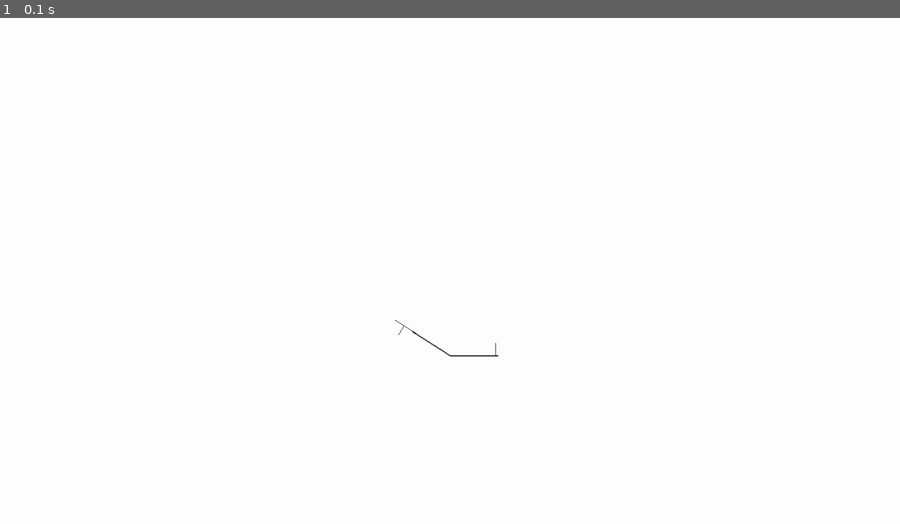
Above: before the commit, frame 1.
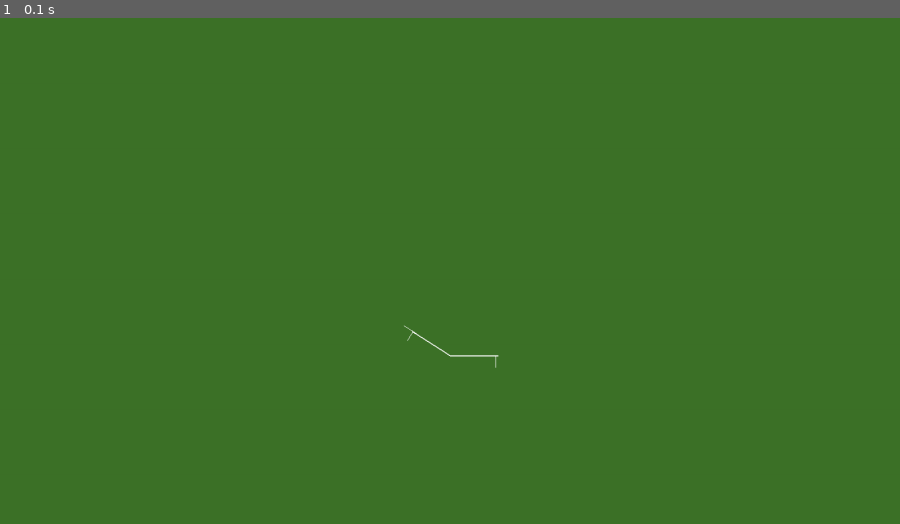
Above: after the commit, the same moment.

Repository: pauloqt/Procedural-L-System-City-Generator-with-Shortest-Path-Finder-using-Ant-Colony-Optimization-ACO-
Game: pygame game, started from lsystem-pygame.py
Same seed, same stepped clock (60 frames per second), same inputs: the game is played once before the commit and once after it.
Inputs:
- Up to frame 1 (0.1 s): type "1 (at the terminal prompt)" at 0 s

The runs differ from the first frame. In frame 1, 100% of the frame differs, in the area x 0-100%, y 0-100%.

Commit message:
wip second gen and buildings

Diff:
--- a/lsystem-pygame.py
+++ b/lsystem-pygame.py
@@ -11,10 +11,10 @@
 branching_axiom = "A"
 branching_rules = {
     "A": [
-        "BB[+AA]B[-AB]|BA", "B[+AB]BA[-A]+B+",
+        "B[+AA]B[-AB]|BA",
+        "B[+AB]BA[-A]+B+",
         "B-[[AB]+A]+B[+BA]-A",
-
-        "BB[+AB][+A]|BB[-AB][-A]+",  # New rule for intersections
+        "BB[+AB][+A]",  # New rule for intersections
         "BB+AAB+"
     ],
     "B": [
@@ -30,6 +30,7 @@
 depth_factor = 0.5
 string_placeholder = []
 marked_positions = []
+marked_branching_position = []
 
 # Function to generate L-system string
 def generate_l_system(axiom, rules, iterations):
@@ -82,10 +83,10 @@
             new_x = x + length * math.cos(math.radians(heading))
             new_y = y - length * math.sin(math.radians(heading))
             if char == 'F':
-                pygame.draw.line(screen, (0, 0, 0), (x, y), (new_x, new_y),
+                pygame.draw.line(screen, (255, 255, 255), (x, y), (new_x, new_y),
                                  line_width)
             else:
-                pygame.draw.line(screen, (0, 0, 0), (x, y), (new_x, new_y), 1)
+                pygame.draw.line(screen, (255, 255, 255), (x, y), (new_x, new_y), 1)
             x, y = new_x, new_y
         elif char == '+':
             heading -= angle
@@ -100,9 +101,9 @@
             new_x = x + depth_length * math.cos(math.radians(heading))
             new_y = y - depth_length * math.sin(math.radians(heading))
             if len(marked_positions) == 0:  # Draw thicker lines only for the first generation
-                pygame.draw.line(screen, (0, 0, 0), (x, y), (new_x, new_y), 3)  # Thicker lines for the first generation
-            else:
-                pygame.draw.line(screen, (0, 0, 0), (x, y), (new_x, new_y), 2)
+                pygame.draw.line(screen, (255, 255, 255), (x, y), (new_x, new_y), 3)  # Thicker lines for the first generation
+            else:
+                pygame.draw.line(screen, (255, 255, 255), (x, y), (new_x, new_y), 2)
             x, y = new_x, new_y
 
         if i + 2 < len(instructions) and instructions[i:i + 9] == '[+FF]FFF|':
@@ -112,25 +113,26 @@
         i += 1
 
     if len(marked_positions) == 0:
-        pygame.draw.line(screen, (0, 0, 0), (x, y), (x, y), 1)  # Reset line width to default
+        pygame.draw.line(screen, (255, 255, 255), (x, y), (x, y), 1)  # Reset line width to default
 
     return marked_positions
 
 def draw_branching_l_system(screen, instructions, angle, length, depth_factor, x, y, heading):
     stack = []
     i = 0
+    global marked_branching_position
 
     while i < len(instructions):
         char = instructions[i]
         if char == 'B':
             new_x = x + length * math.cos(math.radians(heading))
             new_y = y - length * math.sin(math.radians(heading))
-            pygame.draw.line(screen, (0, 0, 0), (x, y), (new_x, new_y), 1)
+            pygame.draw.line(screen, (255, 255, 255), (x, y), (new_x, new_y), 1)
             x, y = new_x, new_y
         elif char == 'A':
             heading -= angle
         elif char == '+':
-            heading -= angle
+            heading -= angle + 180
         elif char == '-':
             heading += angle
         elif char == '[':
@@ -142,19 +144,33 @@
             depth_length = length * len(stack) * depth_factor
             new_x = x + depth_length * math.cos(math.radians(heading))
             new_y = y - depth_length * math.sin(math.radians(heading))
-            pygame.draw.line(screen, (0, 0, 0), (x, y), (new_x, new_y), 1)
-            x, y = new_x, new_y
+            pygame.draw.line(screen, (255, 255, 255), (x, y), (new_x, new_y), 1)
+            x, y = new_x, new_y
+
+        if i + 2 < len(instructions) and instructions[i:i + 3] == 'BBB':
+            marked_branching_position.append((x, y, heading))
+            i += 2
 
         i += 1
+
+    if len(marked_positions) == 0:
+        pygame.draw.line(screen, (255, 255, 255), (x, y), (x, y), 1)  # Reset line width to default
+
+    return marked_branching_position
+
+#white = (255, 255, 255)
+green = (61, 114, 40)
+black = (0, 0, 0)
 
 # Main function
 def main():
     global marked_positions
+    global marked_branching_position
 
     pygame.init()
     screen = pygame.display.set_mode((1600, 900))
     pygame.display.set_caption("L-System")
-    screen.fill((255, 255, 255))
+    screen.fill(green)
 
     num_iterations = int(input("Enter the number of iterations (1-10): "))
 
@@ -165,7 +181,7 @@
     elif num_iterations == 6 or num_iterations == 7:
         main_instructions = generate_l_system(main_axiom, main_rules, int(num_iterations - 1.3))
     elif num_iterations == 8 or num_iterations == 9:
-        main_instructions = generate_l_system(main_axiom, main_rules, int(num_iterations - 2.4))
+        main_instructions = generate_l_system(main_axiom, main_rules, int(num_iterations - 2.0))
     elif num_iterations == 10:
         main_instructions = generate_l_system(main_axiom, main_rules, num_iterations // 5)
     else:
@@ -184,32 +200,37 @@
             # x += -30
             # y -= 60
             random_angle_branching = random.uniform(90, 90)
-            rand_number = random.uniform(3.5, 7.9)
+            rand_number = random.uniform(3.5, 5.0)
             concatenated_instructions = ""
 
             if num_iterations == 3:
-                branching_instructions = generate_branching_lsystem(branching_axiom, branching_rules, int(num_iterations - 0.3))
+                branching_instructions = generate_branching_lsystem(branching_axiom, branching_rules, int(num_iterations - 0.2))
                 random_length_branching = random.uniform(11, 25)  # Adjust the length range if needed
                 draw_branching_l_system(screen, branching_instructions, random_angle_branching,
                                         random_length_branching, depth_factor, x, y, heading)
             elif num_iterations == 4:
-                branching_instructions = generate_branching_lsystem(branching_axiom, branching_rules, int(num_iterations - 1.9))
+                branching_instructions = generate_branching_lsystem(branching_axiom, branching_rules, int(num_iterations - 1.0))
                 random_length_branching = random.uniform(11, 25)  # Adjust the length range if needed
                 draw_branching_l_system(screen, branching_instructions, random_angle_branching,
                                         random_length_branching, depth_factor, x, y, heading)
-            elif num_iterations == 5 or num_iterations == 6:
+            elif num_iterations == 5:
+                branching_instructions = generate_branching_lsystem(branching_axiom, branching_rules, int(num_iterations - 2.0))
+                random_length_branching = random.uniform(11, 25)
+                draw_branching_l_system(screen, branching_instructions, random_angle_branching,
+                                        random_length_branching, depth_factor, x, y, heading)
+            elif num_iterations == 6:
                 branching_instructions = generate_branching_lsystem(branching_axiom, branching_rules, int(num_iterations - 3.0))
-                random_length_branching = random.uniform(11, 25)  # Adjust the length range if needed
+                random_length_branching = random.uniform(11, 25)
                 draw_branching_l_system(screen, branching_instructions, random_angle_branching,
                                         random_length_branching, depth_factor, x, y, heading)
             elif num_iterations == 7 or num_iterations == 8 or num_iterations == 9:
                 branching_instructions = generate_branching_lsystem(branching_axiom, branching_rules, int(num_iterations - rand_number))
-                random_length_branching = random.uniform(11, 25)  # Adjust the length range if needed
+                random_length_branching = random.uniform(11, 25)
                 draw_branching_l_system(screen, branching_instructions, random_angle_branching,
                                         random_length_branching, depth_factor, x, y, heading)
             elif num_iterations == 10:
                 branching_instructions = generate_branching_lsystem(branching_axiom, branching_rules, int(num_iterations - rand_number))
-                random_length_branching = random.uniform(11, 25)  # Adjust the length range if needed
+                random_length_branching = random.uniform(11, 25)
                 draw_branching_l_system(screen, branching_instructions, random_angle_branching,
                                         random_length_branching, depth_factor, x, y, heading)
             else:
@@ -222,9 +243,26 @@
                     draw_branching_l_system(screen, concatenated_instructions, random_angle_branching,
                                                      random_length_branching, depth_factor, x, y, heading)
 
+    # def draw_random_buildings(screen, positions, num_rectangles):
+    #     for pos in positions:
+    #         for _ in range(num_rectangles):
+    #             # Random size
+    #             width = random.uniform(10, 15)
+    #             height = random.uniform(10, 15)
+    #
+    #             # Draw the rectangle at the specified position
+    #             x, y = pos
+    #             x += 10
+    #             pygame.draw.rect(screen, black, (x, y, width, height))
+    #
+    # # Draw buildings at marked_branching_position
+    # if marked_branching_position:
+    #     positions = [(pos[0], pos[1]) for pos in marked_branching_position]
+    #     draw_random_buildings(screen, positions, num_iterations - 1)
 
     # Print marked positions
     print("Marked Positions:", marked_positions)
+    # print("Marked Branching Positions:", marked_branching_position)
 
     # Main event loop
     running = True
